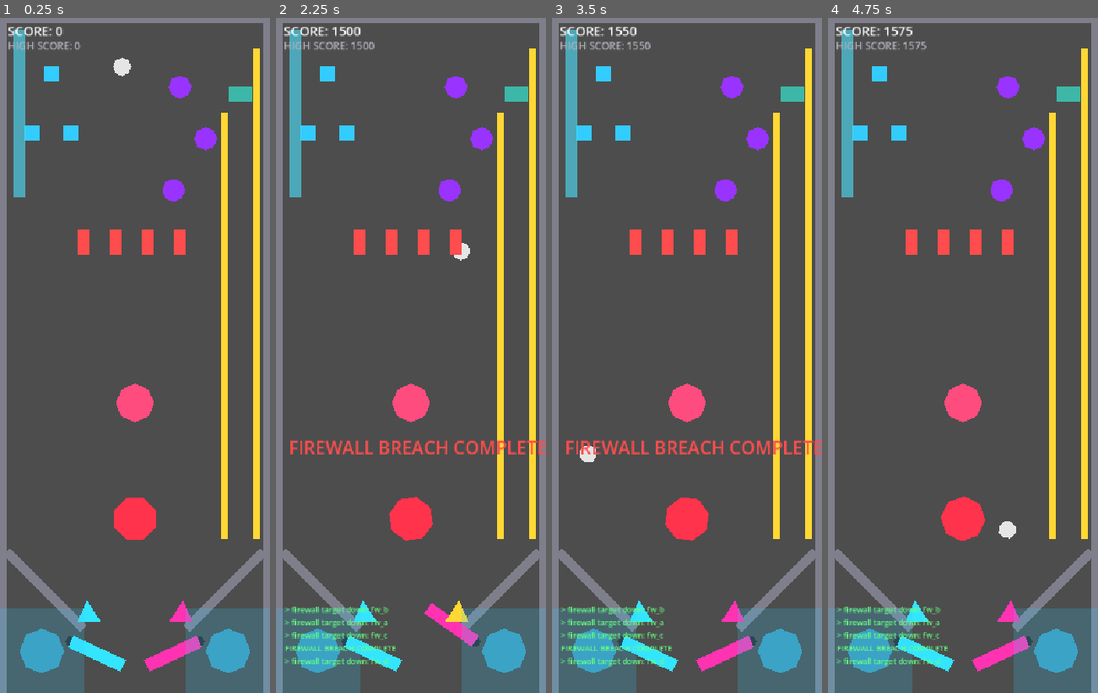
Above: before the commit, frames 1-4 (left to right).
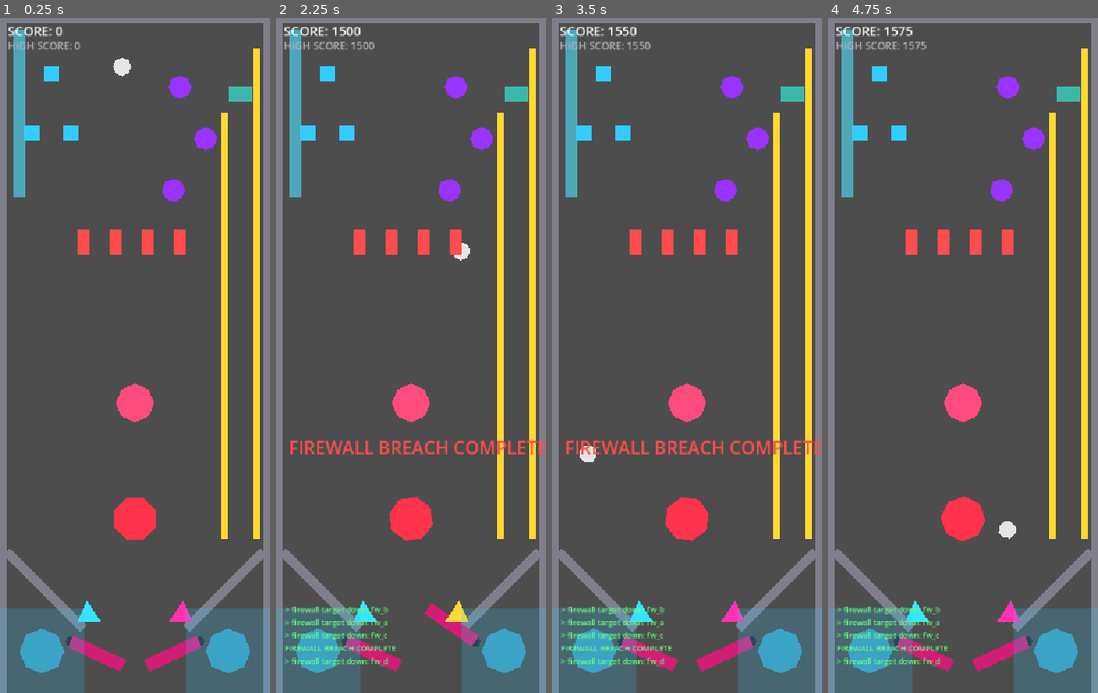
Above: after the commit, the same moments.

Repository: nobody174/pinball-adventure
Game: Godot game, scene res://tables/the_glitch/the_glitch.tscn
Two runs of this game, one before a commit and one after it. Both use one fixed random seed, a clock stepped at 60 frames per second and the inputs below. This scene is started directly instead of the project's main scene.
Inputs (mouse positions are in pixels of both pictures, inside the frame that each line leads up to):
- Up to frame 1 (0.25 s): no input
- Up to frame 2 (2.25 s): tap Enter at 0.5 s; move the mouse to (470, 321) at 0.52 s; hold Right (flip_right) 0.53-1.25 s; tap Up (launch_ball) at 0.6 s; click (470, 321) at 0.67 s; drag from (357, 389) to (327, 72) at 1.27 s; move the mouse to (438, 207) at 2.02 s; hold Right (flip_right) from 2.03 s (still down); hold Shift from 2.03 s (still down)
- Up to frame 3 (3.5 s): release Right (flip_right) at 2.75 s; release Shift at 2.75 s; drag from (673, 490) to (584, 132) at 2.77 s
- Up to frame 4 (4.75 s): move the mouse to (1044, 456) at 3.52 s; hold Left (flip_left) 3.53-4.25 s; tap Ctrl at 3.6 s; tap Space (nudge) at 4.25 s; drag from (882, 254) to (860, 132) at 4.27 s

The runs differ from the first frame. In frame 1, 0.8% of the frame differs, in the area x 25-75%, y 91-97%; in frame 2, 0.8%; in frame 3, 0.8%; in frame 4, 0.8%.

Commit message:
fix(glitch): ramp/table desync from an accidental editor drag
Still couldn't reach the ramp after the guide-overlap fix. Found two real
alignment bugs from a direct editor edit: the PhysicsPrototype instance in
the_glitch.tscn had picked up an accidental position offset (0, 20),
desyncing the ramp/walls/flippers from everything else on the table (which
stayed at their original coordinates) -- and the ramp's InnerWallSprite
(visual) had drifted 32px from its actual collision shape, so what you saw
didn't match where the wall actually blocked the ball. Fixed both.

Co-Authored-By: Claude Sonnet 5 <noreply@anthropic.com>

Diff:
--- a/core/physics/physics_prototype.tscn
+++ b/core/physics/physics_prototype.tscn
@@ -14,6 +14,12 @@
 [sub_resource type="CircleShape2D" id="CircleShape2D_bumper"]
 radius = 30.0
 
+[sub_resource type="RectangleShape2D" id="RectangleShape2D_ramp_outer"]
+size = Vector2(10, 760)
+
+[sub_resource type="RectangleShape2D" id="RectangleShape2D_ramp_inner"]
+size = Vector2(10, 660)
+
 [sub_resource type="RectangleShape2D" id="RectangleShape2D_guide"]
 size = Vector2(169.7, 14)
 
@@ -25,12 +31,6 @@
 
 [sub_resource type="RectangleShape2D" id="RectangleShape2D_touch_zone"]
 size = Vector2(130, 130)
-
-[sub_resource type="RectangleShape2D" id="RectangleShape2D_ramp_outer"]
-size = Vector2(10, 760)
-
-[sub_resource type="RectangleShape2D" id="RectangleShape2D_ramp_inner"]
-size = Vector2(10, 660)
 
 [node name="PhysicsPrototype" type="Node2D" unique_id=1652750491]
 
@@ -73,28 +73,28 @@
 color = Color(1, 0.3, 0.5, 1)
 polygon = PackedVector2Array(30, 0, 21.2, 21.2, 0, 30, -21.2, 21.2, -30, 0, -21.2, -21.2, 0, -30, 21.2, -21.2)
 
-[node name="KickArea" type="Area2D" parent="Bumper"]
+[node name="KickArea" type="Area2D" parent="Bumper" unique_id=439275467]
 script = ExtResource("4_bumper")
 
-[node name="CollisionShape2D" type="CollisionShape2D" parent="Bumper/KickArea"]
+[node name="CollisionShape2D" type="CollisionShape2D" parent="Bumper/KickArea" unique_id=1472241176]
 shape = SubResource("CircleShape2D_bumper")
 
 [node name="Ramp" type="StaticBody2D" parent="." unique_id=317573666]
 
-[node name="OuterWall" type="CollisionShape2D" parent="Ramp"]
+[node name="OuterWall" type="CollisionShape2D" parent="Ramp" unique_id=725369562]
 position = Vector2(400, 80)
 shape = SubResource("RectangleShape2D_ramp_outer")
 
-[node name="OuterWallSprite" type="Polygon2D" parent="Ramp"]
+[node name="OuterWallSprite" type="Polygon2D" parent="Ramp" unique_id=957751547]
 position = Vector2(400, 80)
 color = Color(1, 0.85, 0.2, 1)
 polygon = PackedVector2Array(-5, -380, 5, -380, 5, 380, -5, 380)
 
-[node name="InnerWall" type="CollisionShape2D" parent="Ramp"]
+[node name="InnerWall" type="CollisionShape2D" parent="Ramp" unique_id=1633310216]
 position = Vector2(350, 130)
 shape = SubResource("RectangleShape2D_ramp_inner")
 
-[node name="InnerWallSprite" type="Polygon2D" parent="Ramp"]
+[node name="InnerWallSprite" type="Polygon2D" parent="Ramp" unique_id=1096490736]
 position = Vector2(350, 130)
 color = Color(1, 0.85, 0.2, 1)
 polygon = PackedVector2Array(-5, -330, 5, -330, 5, 330, -5, 330)
@@ -180,28 +180,24 @@
 [node name="LeftZone" type="TouchScreenButton" parent="TouchZones" unique_id=1103866490]
 position = Vector2(65, 985)
 shape = SubResource("RectangleShape2D_touch_zone")
-shape_centered = true
-visible = true
-
-[node name="LeftZoneVisual" type="Polygon2D" parent="TouchZones/LeftZone"]
+
+[node name="LeftZoneVisual" type="Polygon2D" parent="TouchZones/LeftZone" unique_id=1249598117]
 color = Color(0.2, 0.8, 1, 0.2)
 polygon = PackedVector2Array(-65, -65, 65, -65, 65, 65, -65, 65)
 
-[node name="LeftZoneCircle" type="Polygon2D" parent="TouchZones/LeftZone"]
+[node name="LeftZoneCircle" type="Polygon2D" parent="TouchZones/LeftZone" unique_id=1182133184]
 color = Color(0.2, 0.8, 1, 0.6)
 polygon = PackedVector2Array(35, 0, 24.75, 24.75, 0, 35, -24.75, 24.75, -35, 0, -24.75, -24.75, 0, -35, 24.75, -24.75)
 
 [node name="RightZone" type="TouchScreenButton" parent="TouchZones" unique_id=839068721]
 position = Vector2(355, 985)
 shape = SubResource("RectangleShape2D_touch_zone")
-shape_centered = true
-visible = true
-
-[node name="RightZoneVisual" type="Polygon2D" parent="TouchZones/RightZone"]
+
+[node name="RightZoneVisual" type="Polygon2D" parent="TouchZones/RightZone" unique_id=1327102787]
 color = Color(0.2, 0.8, 1, 0.2)
 polygon = PackedVector2Array(-65, -65, 65, -65, 65, 65, -65, 65)
 
-[node name="RightZoneCircle" type="Polygon2D" parent="TouchZones/RightZone"]
+[node name="RightZoneCircle" type="Polygon2D" parent="TouchZones/RightZone" unique_id=1821925291]
 color = Color(0.2, 0.8, 1, 0.6)
 polygon = PackedVector2Array(35, 0, 24.75, 24.75, 0, 35, -24.75, 24.75, -35, 0, -24.75, -24.75, 0, -35, 24.75, -24.75)
 
--- a/tables/the_glitch/the_glitch.tscn
+++ b/tables/the_glitch/the_glitch.tscn
@@ -1,275 +1,270 @@
-[gd_scene load_steps=6 format=3]
+[gd_scene format=3 uid="uid://ckx5ncjqoehx7"]
 
 [ext_resource type="PackedScene" path="res://core/table_base/pinball_table.tscn" id="1_base"]
-[ext_resource type="PackedScene" path="res://core/physics/physics_prototype.tscn" id="2_physics"]
-[ext_resource type="Script" path="res://core/physics/standup_target.gd" id="3_target"]
-[ext_resource type="Script" path="res://tables/the_glitch/the_glitch.gd" id="4_glitch"]
-[ext_resource type="Script" path="res://core/physics/rotating_toy.gd" id="5_toy"]
-[ext_resource type="Script" path="res://core/physics/slingshot.gd" id="6_slingshot"]
-[ext_resource type="Script" path="res://core/physics/bumper.gd" id="7_bumper"]
+[ext_resource type="PackedScene" uid="uid://japavu80p2lu" path="res://core/physics/physics_prototype.tscn" id="2_physics"]
+[ext_resource type="Script" uid="uid://kvv8r737x2cm" path="res://core/physics/standup_target.gd" id="3_target"]
+[ext_resource type="Script" uid="uid://bua2xctqjeqsg" path="res://tables/the_glitch/the_glitch.gd" id="4_glitch"]
+[ext_resource type="Script" uid="uid://bn7rltjc63ldn" path="res://core/physics/rotating_toy.gd" id="5_toy"]
+[ext_resource type="Script" uid="uid://bgrft03macgqv" path="res://core/physics/slingshot.gd" id="6_slingshot"]
+[ext_resource type="Script" uid="uid://y1wdnb0w8kmr" path="res://core/physics/bumper.gd" id="7_bumper"]
 [ext_resource type="PackedScene" path="res://core/ui/debug_terminal.tscn" id="8_terminal"]
-[ext_resource type="Script" path="res://core/physics/drop_target.gd" id="9_drop"]
+[ext_resource type="Script" uid="uid://iqcbnxw86gea" path="res://core/physics/drop_target.gd" id="9_drop"]
 
 [sub_resource type="RectangleShape2D" id="RectangleShape2D_target"]
 size = Vector2(24, 24)
 
+[sub_resource type="CircleShape2D" id="CircleShape2D_core_bounce"]
+radius = 35.0
+
+[sub_resource type="CircleShape2D" id="CircleShape2D_core_hit"]
+radius = 38.0
+
+[sub_resource type="ConvexPolygonShape2D" id="ConvexPolygonShape2D_sling_left"]
+points = PackedVector2Array(0, -18, 22, 14, -14, 14)
+
+[sub_resource type="ConvexPolygonShape2D" id="ConvexPolygonShape2D_sling_right"]
+points = PackedVector2Array(0, -18, 14, 14, -22, 14)
+
+[sub_resource type="CircleShape2D" id="CircleShape2D_cache_bumper"]
+radius = 18.0
+
+[sub_resource type="RectangleShape2D" id="RectangleShape2D_clock_lane"]
+size = Vector2(18, 260)
+
 [sub_resource type="RectangleShape2D" id="RectangleShape2D_drop_target"]
 size = Vector2(20, 40)
 
-[sub_resource type="CircleShape2D" id="CircleShape2D_cache_bumper"]
-radius = 18.0
-
-[sub_resource type="ConvexPolygonShape2D" id="ConvexPolygonShape2D_sling_left"]
-points = PackedVector2Array(0, -18, 22, 14, -14, 14)
-
-[sub_resource type="ConvexPolygonShape2D" id="ConvexPolygonShape2D_sling_right"]
-points = PackedVector2Array(0, -18, 14, 14, -22, 14)
-
-[sub_resource type="CircleShape2D" id="CircleShape2D_core_bounce"]
-radius = 35.0
-
-[sub_resource type="CircleShape2D" id="CircleShape2D_core_hit"]
-radius = 38.0
-
-[sub_resource type="RectangleShape2D" id="RectangleShape2D_clock_lane"]
-size = Vector2(18, 260)
-
 [sub_resource type="RectangleShape2D" id="RectangleShape2D_vram_sensor"]
 size = Vector2(36, 24)
 
-[node name="TheGlitch" instance=ExtResource("1_base")]
+[node name="TheGlitch" unique_id=1364637713 instance=ExtResource("1_base")]
 script = ExtResource("4_glitch")
 
-[node name="PhysicsPrototype" parent="." instance=ExtResource("2_physics")]
-
-[node name="Sprite" parent="PhysicsPrototype/LeftFlipper" index="1"]
-color = Color(0.2, 0.9, 1, 1)
-
-[node name="Sprite" parent="PhysicsPrototype/RightFlipper" index="1"]
-color = Color(1, 0.2, 0.7, 1)
-
-[node name="ShaderNodeTargets" type="Node2D" parent="."]
-
-[node name="ShaderNodeA" type="Area2D" parent="ShaderNodeTargets"]
+[node name="PhysicsPrototype" parent="." index="2" unique_id=1217632911 instance=ExtResource("2_physics")]
+
+[node name="ShaderNodeTargets" type="Node2D" parent="." index="3" unique_id=1436813506]
+
+[node name="ShaderNodeA" type="Area2D" parent="ShaderNodeTargets" index="0" unique_id=1550424965]
 position = Vector2(80, -260)
 script = ExtResource("3_target")
 target_id = "shader_a"
 flash_color = Color(1, 0.85, 0.2, 1)
 
-[node name="CollisionShape2D" type="CollisionShape2D" parent="ShaderNodeTargets/ShaderNodeA"]
+[node name="CollisionShape2D" type="CollisionShape2D" parent="ShaderNodeTargets/ShaderNodeA" index="0" unique_id=1624890696]
 shape = SubResource("RectangleShape2D_target")
 
-[node name="Sprite" type="Polygon2D" parent="ShaderNodeTargets/ShaderNodeA"]
+[node name="Sprite" type="Polygon2D" parent="ShaderNodeTargets/ShaderNodeA" index="1" unique_id=316237969]
 color = Color(0.2, 0.8, 1, 1)
 polygon = PackedVector2Array(-12, -12, 12, -12, 12, 12, -12, 12)
 
-[node name="ShaderNodeB" type="Area2D" parent="ShaderNodeTargets"]
+[node name="ShaderNodeB" type="Area2D" parent="ShaderNodeTargets" index="1" unique_id=930651973]
 position = Vector2(50, -170)
 script = ExtResource("3_target")
 target_id = "shader_b"
 flash_color = Color(1, 0.85, 0.2, 1)
 
-[node name="CollisionShape2D" type="CollisionShape2D" parent="ShaderNodeTargets/ShaderNodeB"]
+[node name="CollisionShape2D" type="CollisionShape2D" parent="ShaderNodeTargets/ShaderNodeB" index="0" unique_id=1417577755]
 shape = SubResource("RectangleShape2D_target")
 
-[node name="Sprite" type="Polygon2D" parent="ShaderNodeTargets/ShaderNodeB"]
+[node name="Sprite" type="Polygon2D" parent="ShaderNodeTargets/ShaderNodeB" index="1" unique_id=1641911836]
 color = Color(0.2, 0.8, 1, 1)
 polygon = PackedVector2Array(-12, -12, 12, -12, 12, 12, -12, 12)
 
-[node name="ShaderNodeC" type="Area2D" parent="ShaderNodeTargets"]
+[node name="ShaderNodeC" type="Area2D" parent="ShaderNodeTargets" index="2" unique_id=1007673325]
 position = Vector2(110, -170)
 script = ExtResource("3_target")
 target_id = "shader_c"
 flash_color = Color(1, 0.85, 0.2, 1)
 
-[node name="CollisionShape2D" type="CollisionShape2D" parent="ShaderNodeTargets/ShaderNodeC"]
+[node name="CollisionShape2D" type="CollisionShape2D" parent="ShaderNodeTargets/ShaderNodeC" index="0" unique_id=2111318814]
 shape = SubResource("RectangleShape2D_target")
 
-[node name="Sprite" type="Polygon2D" parent="ShaderNodeTargets/ShaderNodeC"]
+[node name="Sprite" type="Polygon2D" parent="ShaderNodeTargets/ShaderNodeC" index="1" unique_id=224419304]
 color = Color(0.2, 0.8, 1, 1)
 polygon = PackedVector2Array(-12, -12, 12, -12, 12, 12, -12, 12)
 
-[node name="GlitchCoreBounce" type="StaticBody2D" parent="."]
+[node name="GlitchCoreBounce" type="StaticBody2D" parent="." index="4" unique_id=1159394699]
 position = Vector2(210, 430)
 
-[node name="CollisionShape2D" type="CollisionShape2D" parent="GlitchCoreBounce"]
+[node name="CollisionShape2D" type="CollisionShape2D" parent="GlitchCoreBounce" index="0" unique_id=759893931]
 shape = SubResource("CircleShape2D_core_bounce")
 
-[node name="GlitchCore" type="Area2D" parent="."]
+[node name="GlitchCore" type="Area2D" parent="." index="5" unique_id=668917325]
 position = Vector2(210, 430)
 script = ExtResource("5_toy")
 
-[node name="CollisionShape2D" type="CollisionShape2D" parent="GlitchCore"]
+[node name="CollisionShape2D" type="CollisionShape2D" parent="GlitchCore" index="0" unique_id=1221809299]
 shape = SubResource("CircleShape2D_core_hit")
 
-[node name="Sprite" type="Polygon2D" parent="GlitchCore"]
+[node name="Sprite" type="Polygon2D" parent="GlitchCore" index="1" unique_id=499084948]
 color = Color(1, 0.2, 0.3, 1)
 polygon = PackedVector2Array(35, 0, 24.75, 24.75, 0, 35, -24.75, 24.75, -35, 0, -24.75, -24.75, 0, -35, 24.75, -24.75)
 
-[node name="LeftSlingshot" type="Area2D" parent="."]
+[node name="LeftSlingshot" type="Area2D" parent="." index="6" unique_id=1190830539]
 position = Vector2(135, 575)
 script = ExtResource("6_slingshot")
 kick_direction = Vector2(-0.4, -1)
 kick_strength = 450.0
 flash_color = Color(1, 0.85, 0.2, 1)
 
-[node name="CollisionShape2D" type="CollisionShape2D" parent="LeftSlingshot"]
+[node name="CollisionShape2D" type="CollisionShape2D" parent="LeftSlingshot" index="0" unique_id=2038252409]
 shape = SubResource("ConvexPolygonShape2D_sling_left")
 
-[node name="Sprite" type="Polygon2D" parent="LeftSlingshot"]
+[node name="Sprite" type="Polygon2D" parent="LeftSlingshot" index="1" unique_id=401909266]
 color = Color(0.2, 0.9, 1, 1)
 polygon = PackedVector2Array(0, -18, 22, 14, -14, 14)
 
-[node name="RightSlingshot" type="Area2D" parent="."]
+[node name="RightSlingshot" type="Area2D" parent="." index="7" unique_id=946211689]
 position = Vector2(285, 575)
 script = ExtResource("6_slingshot")
 kick_direction = Vector2(0.4, -1)
 kick_strength = 450.0
 flash_color = Color(1, 0.85, 0.2, 1)
 
-[node name="CollisionShape2D" type="CollisionShape2D" parent="RightSlingshot"]
+[node name="CollisionShape2D" type="CollisionShape2D" parent="RightSlingshot" index="0" unique_id=1955428830]
 shape = SubResource("ConvexPolygonShape2D_sling_right")
 
-[node name="Sprite" type="Polygon2D" parent="RightSlingshot"]
+[node name="Sprite" type="Polygon2D" parent="RightSlingshot" index="1" unique_id=308332373]
 color = Color(1, 0.2, 0.7, 1)
 polygon = PackedVector2Array(0, -18, 14, 14, -22, 14)
 
-[node name="SpriteCacheBumpers" type="Node2D" parent="."]
-
-[node name="CacheBumperA" type="StaticBody2D" parent="SpriteCacheBumpers"]
+[node name="SpriteCacheBumpers" type="Node2D" parent="." index="8" unique_id=556817153]
+
+[node name="CacheBumperA" type="StaticBody2D" parent="SpriteCacheBumpers" index="0" unique_id=1368140525]
 position = Vector2(280, -240)
 
-[node name="CollisionShape2D" type="CollisionShape2D" parent="SpriteCacheBumpers/CacheBumperA"]
-shape = SubResource("CircleShape2D_cache_bumper")
-
-[node name="Sprite" type="Polygon2D" parent="SpriteCacheBumpers/CacheBumperA"]
+[node name="CollisionShape2D" type="CollisionShape2D" parent="SpriteCacheBumpers/CacheBumperA" index="0" unique_id=197168037]
+shape = SubResource("CircleShape2D_cache_bumper")
+
+[node name="Sprite" type="Polygon2D" parent="SpriteCacheBumpers/CacheBumperA" index="1" unique_id=1873410656]
 color = Color(0.6, 0.2, 1, 1)
 polygon = PackedVector2Array(18, 0, 12.73, 12.73, 0, 18, -12.73, 12.73, -18, 0, -12.73, -12.73, 0, -18, 12.73, -12.73)
 
-[node name="KickArea" type="Area2D" parent="SpriteCacheBumpers/CacheBumperA"]
+[node name="KickArea" type="Area2D" parent="SpriteCacheBumpers/CacheBumperA" index="2" unique_id=1060607733]
 script = ExtResource("7_bumper")
 kick_strength = 400.0
 target_id = "cache_a"
 
-[node name="CollisionShape2D" type="CollisionShape2D" parent="SpriteCacheBumpers/CacheBumperA/KickArea"]
-shape = SubResource("CircleShape2D_cache_bumper")
-
-[node name="CacheBumperB" type="StaticBody2D" parent="SpriteCacheBumpers"]
+[node name="CollisionShape2D" type="CollisionShape2D" parent="SpriteCacheBumpers/CacheBumperA/KickArea" index="0" unique_id=1157521735]
+shape = SubResource("CircleShape2D_cache_bumper")
+
+[node name="CacheBumperB" type="StaticBody2D" parent="SpriteCacheBumpers" index="1" unique_id=1746423442]
 position = Vector2(320, -160)
 
-[node name="CollisionShape2D" type="CollisionShape2D" parent="SpriteCacheBumpers/CacheBumperB"]
-shape = SubResource("CircleShape2D_cache_bumper")
-
-[node name="Sprite" type="Polygon2D" parent="SpriteCacheBumpers/CacheBumperB"]
+[node name="CollisionShape2D" type="CollisionShape2D" parent="SpriteCacheBumpers/CacheBumperB" index="0" unique_id=2048401409]
+shape = SubResource("CircleShape2D_cache_bumper")
+
+[node name="Sprite" type="Polygon2D" parent="SpriteCacheBumpers/CacheBumperB" index="1" unique_id=1117151289]
 color = Color(0.6, 0.2, 1, 1)
 polygon = PackedVector2Array(18, 0, 12.73, 12.73, 0, 18, -12.73, 12.73, -18, 0, -12.73, -12.73, 0, -18, 12.73, -12.73)
 
-[node name="KickArea" type="Area2D" parent="SpriteCacheBumpers/CacheBumperB"]
+[node name="KickArea" type="Area2D" parent="SpriteCacheBumpers/CacheBumperB" index="2" unique_id=1164908534]
 script = ExtResource("7_bumper")
 kick_strength = 400.0
 target_id = "cache_b"
 
-[node name="CollisionShape2D" type="CollisionShape2D" parent="SpriteCacheBumpers/CacheBumperB/KickArea"]
-shape = SubResource("CircleShape2D_cache_bumper")
-
-[node name="CacheBumperC" type="StaticBody2D" parent="SpriteCacheBumpers"]
+[node name="CollisionShape2D" type="CollisionShape2D" parent="SpriteCacheBumpers/CacheBumperB/KickArea" index="0" unique_id=821030961]
+shape = SubResource("CircleShape2D_cache_bumper")
+
+[node name="CacheBumperC" type="StaticBody2D" parent="SpriteCacheBumpers" index="2" unique_id=1562069628]
 position = Vector2(270, -80)
 
-[node name="CollisionShape2D" type="CollisionShape2D" parent="SpriteCacheBumpers/CacheBumperC"]
-shape = SubResource("CircleShape2D_cache_bumper")
-
-[node name="Sprite" type="Polygon2D" parent="SpriteCacheBumpers/CacheBumperC"]
+[node name="CollisionShape2D" type="CollisionShape2D" parent="SpriteCacheBumpers/CacheBumperC" index="0" unique_id=1026237616]
+shape = SubResource("CircleShape2D_cache_bumper")
+
+[node name="Sprite" type="Polygon2D" parent="SpriteCacheBumpers/CacheBumperC" index="1" unique_id=677786994]
 color = Color(0.6, 0.2, 1, 1)
 polygon = PackedVector2Array(18, 0, 12.73, 12.73, 0, 18, -12.73, 12.73, -18, 0, -12.73, -12.73, 0, -18, 12.73, -12.73)
 
-[node name="KickArea" type="Area2D" parent="SpriteCacheBumpers/CacheBumperC"]
+[node name="KickArea" type="Area2D" parent="SpriteCacheBumpers/CacheBumperC" index="2" unique_id=1819037186]
 script = ExtResource("7_bumper")
 kick_strength = 400.0
 target_id = "cache_c"
 
-[node name="CollisionShape2D" type="CollisionShape2D" parent="SpriteCacheBumpers/CacheBumperC/KickArea"]
-shape = SubResource("CircleShape2D_cache_bumper")
-
-[node name="ClockLane" type="Area2D" parent="."]
+[node name="CollisionShape2D" type="CollisionShape2D" parent="SpriteCacheBumpers/CacheBumperC/KickArea" index="0" unique_id=2104524530]
+shape = SubResource("CircleShape2D_cache_bumper")
+
+[node name="ClockLane" type="Area2D" parent="." index="9" unique_id=2044595204]
 position = Vector2(30, -200)
 script = ExtResource("3_target")
 target_id = "clock_lane"
 flash_color = Color(0.3, 0.9, 1, 1)
 
-[node name="CollisionShape2D" type="CollisionShape2D" parent="ClockLane"]
+[node name="CollisionShape2D" type="CollisionShape2D" parent="ClockLane" index="0" unique_id=1522702492]
 shape = SubResource("RectangleShape2D_clock_lane")
 
-[node name="Sprite" type="Polygon2D" parent="ClockLane"]
+[node name="Sprite" type="Polygon2D" parent="ClockLane" index="1" unique_id=896820916]
 color = Color(0.3, 0.9, 1, 0.6)
 polygon = PackedVector2Array(-9, -130, 9, -130, 9, 130, -9, 130)
 
-[node name="FirewallBreach" type="Node2D" parent="."]
-
-[node name="FirewallA" type="Area2D" parent="FirewallBreach"]
+[node name="FirewallBreach" type="Node2D" parent="." index="10" unique_id=756633679]
+
+[node name="FirewallA" type="Area2D" parent="FirewallBreach" index="0" unique_id=2074171290]
 position = Vector2(130, 0)
 script = ExtResource("9_drop")
 target_id = "fw_a"
 
-[node name="CollisionShape2D" type="CollisionShape2D" parent="FirewallBreach/FirewallA"]
+[node name="CollisionShape2D" type="CollisionShape2D" parent="FirewallBreach/FirewallA" index="0" unique_id=62011592]
 shape = SubResource("RectangleShape2D_drop_target")
 
-[node name="Sprite" type="Polygon2D" parent="FirewallBreach/FirewallA"]
+[node name="Sprite" type="Polygon2D" parent="FirewallBreach/FirewallA" index="1" unique_id=517232446]
 color = Color(1, 0.3, 0.3, 1)
 polygon = PackedVector2Array(-10, -20, 10, -20, 10, 20, -10, 20)
 
-[node name="FirewallB" type="Area2D" parent="FirewallBreach"]
+[node name="FirewallB" type="Area2D" parent="FirewallBreach" index="1" unique_id=2025965705]
 position = Vector2(180, 0)
 script = ExtResource("9_drop")
 target_id = "fw_b"
 
-[node name="CollisionShape2D" type="CollisionShape2D" parent="FirewallBreach/FirewallB"]
+[node name="CollisionShape2D" type="CollisionShape2D" parent="FirewallBreach/FirewallB" index="0" unique_id=133631449]
 shape = SubResource("RectangleShape2D_drop_target")
 
-[node name="Sprite" type="Polygon2D" parent="FirewallBreach/FirewallB"]
+[node name="Sprite" type="Polygon2D" parent="FirewallBreach/FirewallB" index="1" unique_id=431852820]
 color = Color(1, 0.3, 0.3, 1)
 polygon = PackedVector2Array(-10, -20, 10, -20, 10, 20, -10, 20)
 
-[node name="FirewallC" type="Area2D" parent="FirewallBreach"]
+[node name="FirewallC" type="Area2D" parent="FirewallBreach" index="2" unique_id=1794840510]
 position = Vector2(230, 0)
 script = ExtResource("9_drop")
 target_id = "fw_c"
 
-[node name="CollisionShape2D" type="CollisionShape2D" parent="FirewallBreach/FirewallC"]
+[node name="CollisionShape2D" type="CollisionShape2D" parent="FirewallBreach/FirewallC" index="0" unique_id=709917075]
 shape = SubResource("RectangleShape2D_drop_target")
 
-[node name="Sprite" type="Polygon2D" parent="FirewallBreach/FirewallC"]
+[node name="Sprite" type="Polygon2D" parent="FirewallBreach/FirewallC" index="1" unique_id=1837544502]
 color = Color(1, 0.3, 0.3, 1)
 polygon = PackedVector2Array(-10, -20, 10, -20, 10, 20, -10, 20)
 
-[node name="FirewallD" type="Area2D" parent="FirewallBreach"]
+[node name="FirewallD" type="Area2D" parent="FirewallBreach" index="3" unique_id=1409592385]
 position = Vector2(280, 0)
 script = ExtResource("9_drop")
 target_id = "fw_d"
 
-[node name="CollisionShape2D" type="CollisionShape2D" parent="FirewallBreach/FirewallD"]
+[node name="CollisionShape2D" type="CollisionShape2D" parent="FirewallBreach/FirewallD" index="0" unique_id=541512065]
 shape = SubResource("RectangleShape2D_drop_target")
 
-[node name="Sprite" type="Polygon2D" parent="FirewallBreach/FirewallD"]
+[node name="Sprite" type="Polygon2D" parent="FirewallBreach/FirewallD" index="1" unique_id=904809167]
 color = Color(1, 0.3, 0.3, 1)
 polygon = PackedVector2Array(-10, -20, 10, -20, 10, 20, -10, 20)
 
-[node name="VramPipeline" type="Area2D" parent="."]
+[node name="VramPipeline" type="Area2D" parent="." index="11" unique_id=1516095850]
 position = Vector2(375, -230)
 script = ExtResource("3_target")
 target_id = "vram_pipeline"
 flash_color = Color(0.2, 1, 0.9, 1)
 
-[node name="CollisionShape2D" type="CollisionShape2D" parent="VramPipeline"]
+[node name="CollisionShape2D" type="CollisionShape2D" parent="VramPipeline" index="0" unique_id=1299315345]
 shape = SubResource("RectangleShape2D_vram_sensor")
 
-[node name="Sprite" type="Polygon2D" parent="VramPipeline"]
+[node name="Sprite" type="Polygon2D" parent="VramPipeline" index="1" unique_id=528763808]
 color = Color(0.2, 1, 0.9, 0.6)
 polygon = PackedVector2Array(-18, -12, 18, -12, 18, 12, -18, 12)
 
-[node name="Feedback" type="CanvasLayer" parent="."]
+[node name="Feedback" type="CanvasLayer" parent="." index="12" unique_id=1738526509]
 layer = 10
 
-[node name="Label" type="Label" parent="Feedback"]
+[node name="Label" type="Label" parent="Feedback" index="0" unique_id=1340523282]
+visible = false
 offset_left = 20.0
 offset_top = 650.0
 offset_right = 400.0
@@ -277,9 +272,8 @@
 theme_override_colors/font_color = Color(1, 0.85, 0.2, 1)
 theme_override_font_sizes/font_size = 28
 text = "SHADER REBUILD COMPLETE"
-visible = false
-
-[node name="ScoreLabel" type="Label" parent="Feedback"]
+
+[node name="ScoreLabel" type="Label" parent="Feedback" index="1" unique_id=35624570]
 offset_left = 12.0
 offset_top = 8.0
 offset_right = 220.0
@@ -288,7 +282,7 @@
 theme_override_font_sizes/font_size = 20
 text = "SCORE: 0"
 
-[node name="HighScoreLabel" type="Label" parent="Feedback"]
+[node name="HighScoreLabel" type="Label" parent="Feedback" index="2" unique_id=1649107202]
 offset_left = 12.0
 offset_top = 34.0
 offset_right = 260.0
@@ -297,5 +291,10 @@
 theme_override_font_sizes/font_size = 16
 text = "HIGH SCORE: 0"
 
-[node name="DebugTerminal" parent="Feedback" instance=ExtResource("8_terminal")]
-position = Vector2(12, 910)
+[node name="DebugTerminal" parent="Feedback" index="3" unique_id=326661100 instance=ExtResource("8_terminal")]
+layout_mode = 3
+anchors_preset = 0
+offset_left = 12.0
+offset_top = 910.0
+offset_right = 12.0
+offset_bottom = 910.0
Not shown: 1 places in core/physics/physics_prototype.tscn that only renumber resources
Not shown, changed: docs/PROGRESS.md
